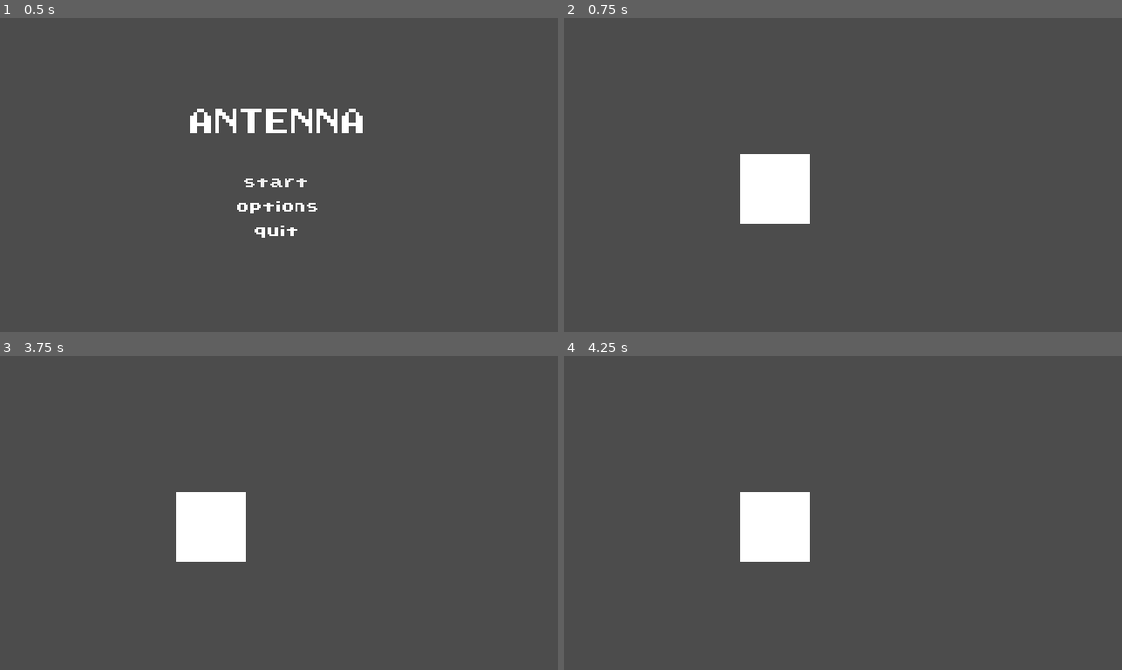
Above: before the commit, frames 1-4 (two rows, left to right).
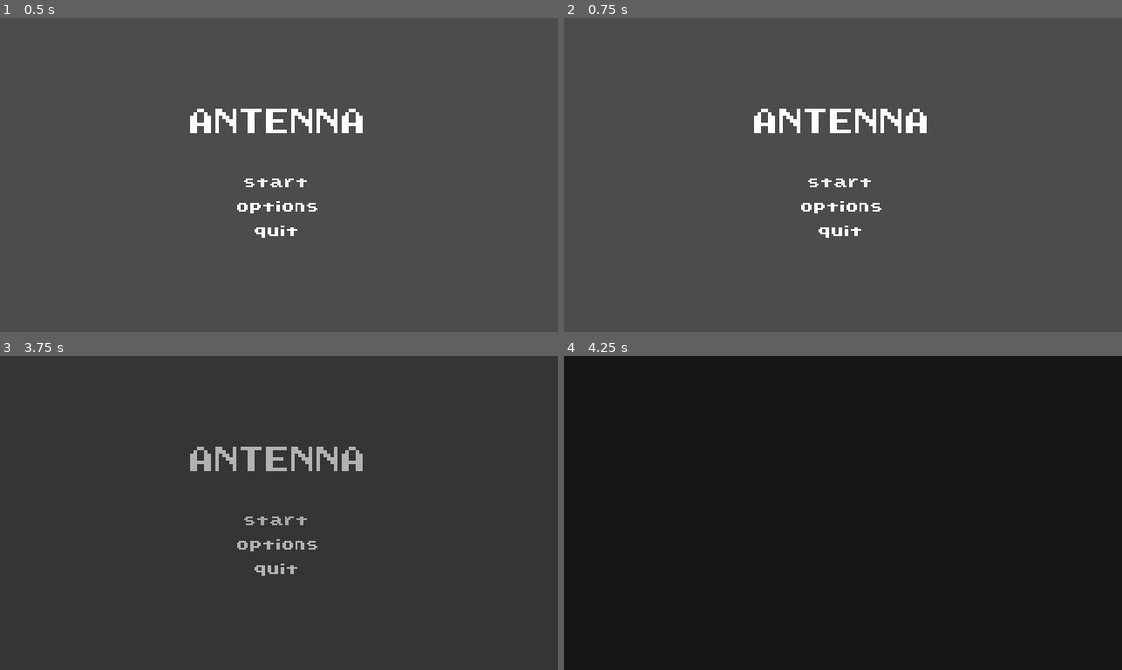
Above: after the commit, the same moments.

Repository: amlgnc/ANTENNA
Game: Godot game, scene res://src/worlds/scenes/World.tscn
Two runs of this game, one before a commit and one after it. Both use one fixed random seed, a clock stepped at 60 frames per second and the inputs below. Before the commit the project starts from res://src/worlds/World.tscn.
Inputs (mouse positions are in pixels of both pictures, inside the frame that each line leads up to):
- Up to frame 1 (0.5 s): no input
- Up to frame 2 (0.75 s): click "options" at 0.5 s
- Up to frame 3 (3.75 s): click (279, 519) at 1.25 s, where only the run after the commit has a clickable "start"; click (279, 519) at 2 s, where only the run after the commit has a clickable "start"; click (279, 519) at 2.75 s, where only the run after the commit has a clickable "start"; tap Enter at 3.5 s
- Up to frame 4 (4.25 s): no input

Frame 1 is identical in both runs. In frame 2, 4.3% of the frame differs, in the area x 31-65%, y 28-70%; in frame 3, 4.3%; in frame 4, 100%, in the area x 0-100%, y 0-100%.

Commit message:
menu transitions

Diff:
--- a/ANTENNA/project.godot
+++ b/ANTENNA/project.godot
@@ -11,7 +11,7 @@
 [application]
 
 config/name="ANTENNA"
-run/main_scene="res://src/worlds/World.tscn"
+run/main_scene="res://src/worlds/scenes/World.tscn"
 config/icon="res://icon.png"
 
 [display]
--- a/ANTENNA/src/worlds/Menu.gd
+++ /dev/null
@@ -1,13 +0,0 @@
-extends MarginContainer
-
-func _ready():
-	$CenterContainer/VBoxContainer/CenterContainer2/VBoxContainer2/Start.grab_focus()
-
-func _on_Start_pressed():
-	get_tree().change_scene("res://src/worlds/test.tscn")
-
-func _on_Options_pressed():
-	get_tree().change_scene("res://src/worlds/test.tscn")
-
-func _on_Quit_pressed():
-	get_tree().quit()
--- a/ANTENNA/src/worlds/Menu.tscn
+++ /dev/null
@@ -1,69 +0,0 @@
-[gd_scene load_steps=3 format=2]
-
-[ext_resource path="res://src/UI/fonts/main_dynamicfont.tres" type="DynamicFont" id=1]
-[ext_resource path="res://src/worlds/Menu.gd" type="Script" id=2]
-
-[node name="Menu" type="MarginContainer"]
-anchor_right = 1.0
-anchor_bottom = 1.0
-script = ExtResource( 2 )
-__meta__ = {
-"_edit_group_": true,
-"_edit_lock_": true,
-"_edit_use_anchors_": false
-}
-
-[node name="CenterContainer" type="CenterContainer" parent="."]
-margin_right = 320.0
-margin_bottom = 180.0
-
-[node name="VBoxContainer" type="VBoxContainer" parent="CenterContainer"]
-margin_left = 107.0
-margin_top = 36.0
-margin_right = 212.0
-margin_bottom = 144.0
-custom_constants/separation = 20
-
-[node name="CenterContainer" type="CenterContainer" parent="CenterContainer/VBoxContainer"]
-margin_right = 105.0
-margin_bottom = 18.0
-
-[node name="Title" type="Label" parent="CenterContainer/VBoxContainer/CenterContainer"]
-margin_right = 105.0
-margin_bottom = 18.0
-custom_fonts/font = ExtResource( 1 )
-text = "ANTENNA"
-
-[node name="CenterContainer2" type="CenterContainer" parent="CenterContainer/VBoxContainer"]
-margin_top = 38.0
-margin_right = 105.0
-margin_bottom = 108.0
-
-[node name="VBoxContainer2" type="VBoxContainer" parent="CenterContainer/VBoxContainer/CenterContainer2"]
-margin_left = 22.0
-margin_right = 82.0
-margin_bottom = 70.0
-custom_constants/separation = 5
-
-[node name="Start" type="Button" parent="CenterContainer/VBoxContainer/CenterContainer2/VBoxContainer2"]
-margin_right = 60.0
-margin_bottom = 20.0
-focus_neighbour_top = NodePath("../Quit")
-text = "start"
-
-[node name="Options" type="Button" parent="CenterContainer/VBoxContainer/CenterContainer2/VBoxContainer2"]
-margin_top = 25.0
-margin_right = 60.0
-margin_bottom = 45.0
-text = "options"
-
-[node name="Quit" type="Button" parent="CenterContainer/VBoxContainer/CenterContainer2/VBoxContainer2"]
-margin_top = 50.0
-margin_right = 60.0
-margin_bottom = 70.0
-focus_neighbour_bottom = NodePath("../Start")
-text = "quit"
-
-[connection signal="pressed" from="CenterContainer/VBoxContainer/CenterContainer2/VBoxContainer2/Start" to="." method="_on_Start_pressed"]
-[connection signal="pressed" from="CenterContainer/VBoxContainer/CenterContainer2/VBoxContainer2/Options" to="." method="_on_Options_pressed"]
-[connection signal="pressed" from="CenterContainer/VBoxContainer/CenterContainer2/VBoxContainer2/Quit" to="." method="_on_Quit_pressed"]
--- a/ANTENNA/src/worlds/World.tscn
+++ /dev/null
@@ -1,16 +0,0 @@
-[gd_scene load_steps=3 format=2]
-
-[ext_resource path="res://src/worlds/Menu.tscn" type="PackedScene" id=2]
-[ext_resource path="res://src/UI/themes/MainMenu_theme.tres" type="Theme" id=3]
-
-[node name="World" type="Control"]
-anchor_right = 1.0
-anchor_bottom = 1.0
-theme = ExtResource( 3 )
-__meta__ = {
-"_edit_group_": true,
-"_edit_lock_": true,
-"_edit_use_anchors_": false
-}
-
-[node name="Menu" parent="." instance=ExtResource( 2 )]
--- /dev/null
+++ b/ANTENNA/src/worlds/scenes/Manager.gd
@@ -0,0 +1,29 @@
+extends Node2D
+
+const start_path = preload("res://src/worlds/scenes/StartMenu.tscn")
+const options_path = preload("res://src/worlds/scenes/OptionsMenu.tscn")
+
+onready var is_menu = $CurrentScene
+onready var menu = $CurrentScene/Menu
+
+var is_start = false
+var is_options = false
+
+func _process(_delta):
+	# main menu gestion
+	if is_menu.get_node("Menu") != null:
+		if menu.start == true:
+			menu.start = false
+			is_start = true
+			$MenuTransition.transition()
+		elif menu.options == true:
+			menu.options = false
+			is_options = true
+			$MenuTransition.transition()
+
+func _on_MenuTransition_transitioned():
+	$CurrentScene.get_child(0).queue_free()
+	if is_start:
+		$CurrentScene.add_child(start_path.instance())
+	elif is_options:
+		$CurrentScene.add_child(options_path.instance())
--- /dev/null
+++ b/ANTENNA/src/worlds/scenes/Menu.tscn
@@ -0,0 +1,73 @@
+[gd_scene load_steps=4 format=2]
+
+[ext_resource path="res://src/UI/fonts/main_dynamicfont.tres" type="DynamicFont" id=1]
+[ext_resource path="res://src/worlds/scripts/Menu.gd" type="Script" id=2]
+[ext_resource path="res://src/UI/themes/MainMenu_theme.tres" type="Theme" id=3]
+
+[node name="Menu" type="Control"]
+anchor_right = 1.0
+anchor_bottom = 1.0
+theme = ExtResource( 3 )
+script = ExtResource( 2 )
+__meta__ = {
+"_edit_use_anchors_": false
+}
+
+[node name="MarginContainer" type="MarginContainer" parent="."]
+margin_right = 320.0
+margin_bottom = 180.0
+
+[node name="CenterContainer" type="CenterContainer" parent="MarginContainer"]
+margin_right = 320.0
+margin_bottom = 180.0
+
+[node name="VBoxContainer" type="VBoxContainer" parent="MarginContainer/CenterContainer"]
+margin_left = 107.0
+margin_top = 52.0
+margin_right = 212.0
+margin_bottom = 127.0
+custom_constants/separation = 20
+
+[node name="CenterContainer" type="CenterContainer" parent="MarginContainer/CenterContainer/VBoxContainer"]
+margin_right = 105.0
+margin_bottom = 18.0
+
+[node name="Title" type="Label" parent="MarginContainer/CenterContainer/VBoxContainer/CenterContainer"]
+margin_right = 105.0
+margin_bottom = 18.0
+custom_fonts/font = ExtResource( 1 )
+text = "ANTENNA"
+
+[node name="CenterContainer2" type="CenterContainer" parent="MarginContainer/CenterContainer/VBoxContainer"]
+margin_top = 38.0
+margin_right = 105.0
+margin_bottom = 75.0
+
+[node name="VBoxContainer2" type="VBoxContainer" parent="MarginContainer/CenterContainer/VBoxContainer/CenterContainer2"]
+margin_left = 30.0
+margin_right = 74.0
+margin_bottom = 37.0
+custom_constants/separation = 5
+
+[node name="Start" type="Button" parent="MarginContainer/CenterContainer/VBoxContainer/CenterContainer2/VBoxContainer2"]
+margin_right = 44.0
+margin_bottom = 9.0
+focus_neighbour_top = NodePath("../Quit")
+text = "start"
+
+[node name="Options" type="Button" parent="MarginContainer/CenterContainer/VBoxContainer/CenterContainer2/VBoxContainer2"]
+margin_top = 14.0
+margin_right = 44.0
+margin_bottom = 23.0
+text = "options"
+
+[node name="Quit" type="Button" parent="MarginContainer/CenterContainer/VBoxContainer/CenterContainer2/VBoxContainer2"]
+margin_top = 28.0
+margin_right = 44.0
+margin_bottom = 37.0
+focus_neighbour_bottom = NodePath("../Start")
+text = "quit"
+
+[connection signal="pressed" from="MarginContainer/CenterContainer/VBoxContainer/CenterContainer2/VBoxContainer2/Start" to="." method="_on_Start_pressed"]
+[connection signal="pressed" from="MarginContainer/CenterContainer/VBoxContainer/CenterContainer2/VBoxContainer2/Options" to="." method="_on_Options_pressed"]
+[connection signal="pressed" from="MarginContainer/CenterContainer/VBoxContainer/CenterContainer2/VBoxContainer2/Quit" to="." method="_on_Quit_pressed"]
--- /dev/null
+++ b/ANTENNA/src/worlds/scenes/MenuTransition.tscn
@@ -0,0 +1,52 @@
+[gd_scene load_steps=4 format=2]
+
+[ext_resource path="res://src/worlds/scripts/Transition.gd" type="Script" id=1]
+
+[sub_resource type="Animation" id=1]
+resource_name = "fade_to_black"
+length = 0.5
+tracks/0/type = "value"
+tracks/0/path = NodePath("ColorRect:color")
+tracks/0/interp = 1
+tracks/0/loop_wrap = true
+tracks/0/imported = false
+tracks/0/enabled = true
+tracks/0/keys = {
+"times": PoolRealArray( 0, 0.5 ),
+"transitions": PoolRealArray( 1, 1 ),
+"update": 0,
+"values": [ Color( 0, 0, 0, 0 ), Color( 0, 0, 0, 1 ) ]
+}
+
+[sub_resource type="Animation" id=2]
+resource_name = "fade_to_normal"
+length = 0.5
+tracks/0/type = "value"
+tracks/0/path = NodePath("ColorRect:color")
+tracks/0/interp = 1
+tracks/0/loop_wrap = true
+tracks/0/imported = false
+tracks/0/enabled = true
+tracks/0/keys = {
+"times": PoolRealArray( 0, 0.5 ),
+"transitions": PoolRealArray( 1, 1 ),
+"update": 0,
+"values": [ Color( 0, 0, 0, 1 ), Color( 0, 0, 0, 0 ) ]
+}
+
+[node name="MenuTransition" type="CanvasLayer"]
+script = ExtResource( 1 )
+
+[node name="ColorRect" type="ColorRect" parent="."]
+anchor_right = 1.0
+anchor_bottom = 1.0
+color = Color( 0, 0, 0, 0 )
+__meta__ = {
+"_edit_use_anchors_": false
+}
+
+[node name="AnimationPlayer" type="AnimationPlayer" parent="."]
+anims/fade_to_black = SubResource( 1 )
+anims/fade_to_normal = SubResource( 2 )
+
+[connection signal="animation_finished" from="AnimationPlayer" to="." method="_on_AnimationPlayer_animation_finished"]
--- /dev/null
+++ b/ANTENNA/src/worlds/scenes/StartMenu.tscn
@@ -0,0 +1,6 @@
+[gd_scene format=2]
+
+[node name="Map" type="Spatial"]
+__meta__ = {
+"_edit_lock_": true
+}
--- /dev/null
+++ b/ANTENNA/src/worlds/scenes/World.tscn
@@ -0,0 +1,20 @@
+[gd_scene load_steps=5 format=2]
+
+[ext_resource path="res://src/worlds/scenes/Menu.tscn" type="PackedScene" id=1]
+[ext_resource path="res://src/worlds/scripts/World.gd" type="Script" id=2]
+[ext_resource path="res://src/worlds/scenes/MenuTransition.tscn" type="PackedScene" id=3]
+[ext_resource path="res://src/worlds/scenes/Manager.gd" type="Script" id=4]
+
+[node name="World" type="Node2D"]
+script = ExtResource( 2 )
+
+[node name="Manager" type="Node2D" parent="."]
+script = ExtResource( 4 )
+
+[node name="CurrentScene" type="Node2D" parent="Manager"]
+
+[node name="Menu" parent="Manager/CurrentScene" instance=ExtResource( 1 )]
+
+[node name="MenuTransition" parent="Manager" instance=ExtResource( 3 )]
+
+[connection signal="transitioned" from="Manager/MenuTransition" to="Manager" method="_on_MenuTransition_transitioned"]
--- /dev/null
+++ b/ANTENNA/src/worlds/scripts/Menu.gd
@@ -0,0 +1,16 @@
+extends Control
+
+var start = false
+var options = false
+
+func _ready():
+	$MarginContainer/CenterContainer/VBoxContainer/CenterContainer2/VBoxContainer2/Start.grab_focus()
+
+func _on_Start_pressed():
+	start = true
+
+func _on_Options_pressed():
+	options = true
+
+func _on_Quit_pressed():
+	get_tree().quit()
--- /dev/null
+++ b/ANTENNA/src/worlds/scripts/Transition.gd
@@ -0,0 +1,11 @@
+extends CanvasLayer
+
+signal transitioned
+
+func transition():
+	$AnimationPlayer.play("fade_to_black")
+
+func _on_AnimationPlayer_animation_finished(anim_name):
+	if anim_name == "fade_to_black":
+		emit_signal("transitioned")
+		$AnimationPlayer.play("fade_to_normal")
--- /dev/null
+++ b/ANTENNA/src/worlds/scripts/World.gd
@@ -0,0 +1,7 @@
+extends Node2D
+
+var screen_size = OS.get_screen_size()
+var window_size = OS.get_window_size()
+
+func _ready():
+	OS.set_window_position(screen_size*0.5 - window_size*0.5)
Renamed: ANTENNA/src/worlds/test.tscn -> ANTENNA/src/worlds/scenes/OptionsMenu.tscn
